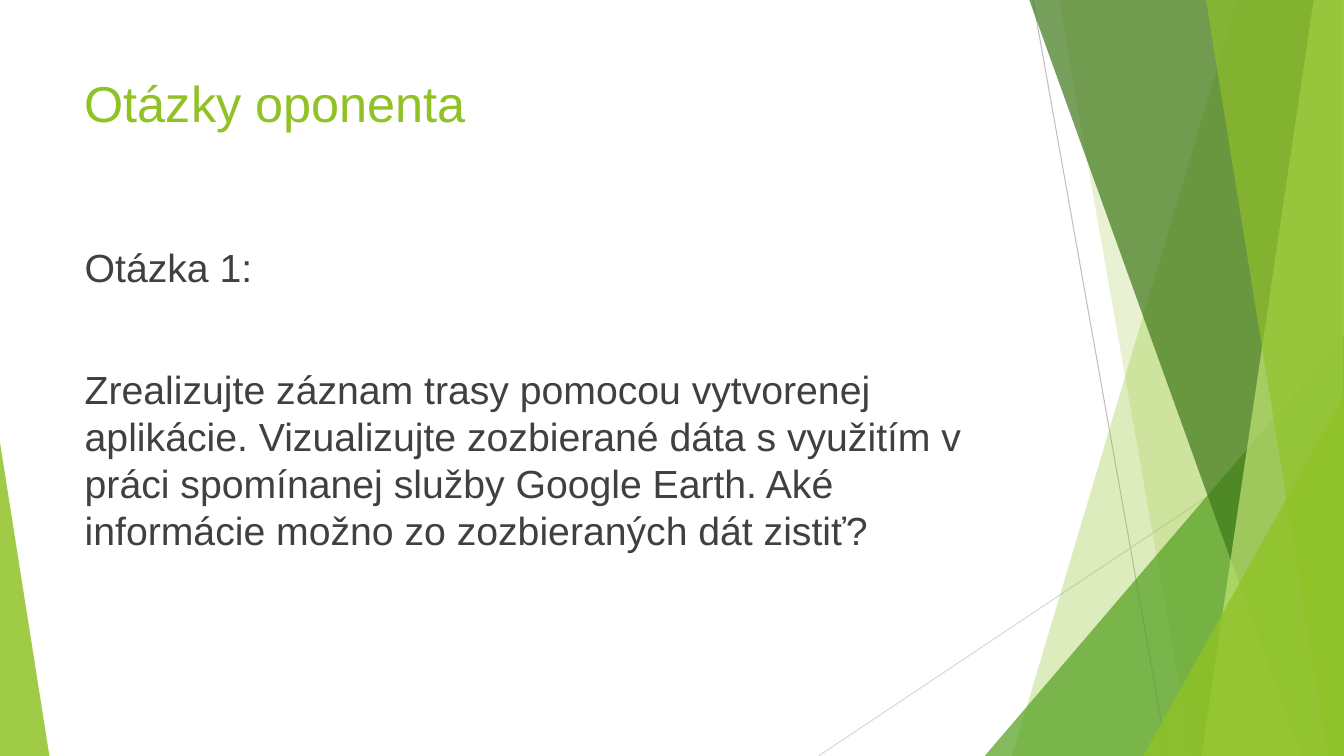
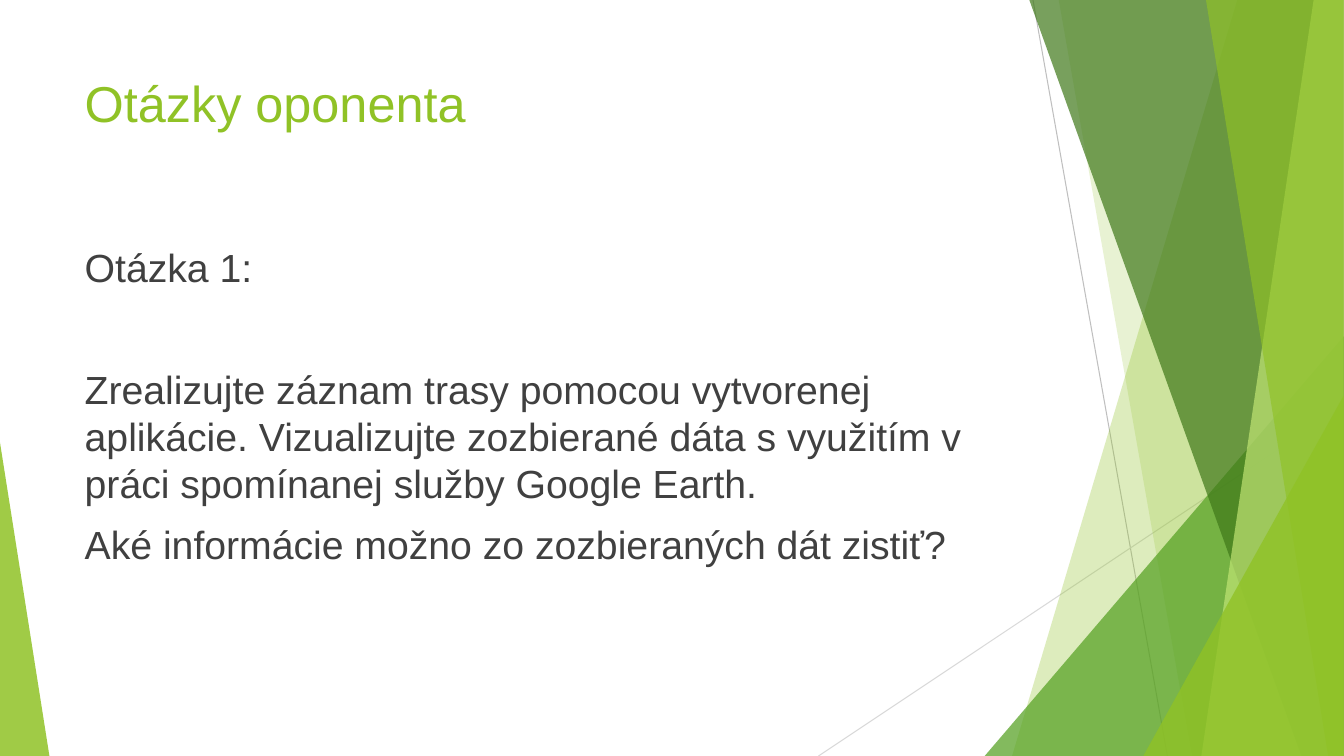
Before and after one commit to gameblaer/zaverecna_praca_bc, a slide deck: slide 9 of Prezentacia_Vrták_Martin.pptx. Drawn at 1344x756 pixels with LibreOffice and Linux fonts; fonts in the diff are those of the drawing. Boxes give left, top, right and bottom in pixels: in the first picture for what was removed or moved away, otherwise in the second. Text is boxed around its words. In the diff, an @@ line names an element or a change of style, - is before the commit and + after.

Commit message:
update

```diff
--- a/Prezentacia_Vrták_Martin.pptx
+++ b/Prezentacia_Vrták_Martin.pptx
@@ text at box(85, 375, 961, 567): text changed @@
-Zrealizujte záznam trasy pomocou vytvorenej aplikácie. Vizualizujte zozbierané dáta s využitím v práci spomínanej služby Google Earth. Aké informácie možno zo zozbieraných dát zistiť?
+Zrealizujte záznam trasy pomocou vytvorenej aplikácie. Vizualizujte zozbierané dáta s využitím v práci spomínanej služby Google Earth.
+Aké informácie možno zo zozbieraných dát zistiť?
```
Also in this commit, not shown: 1 other slide changed.
